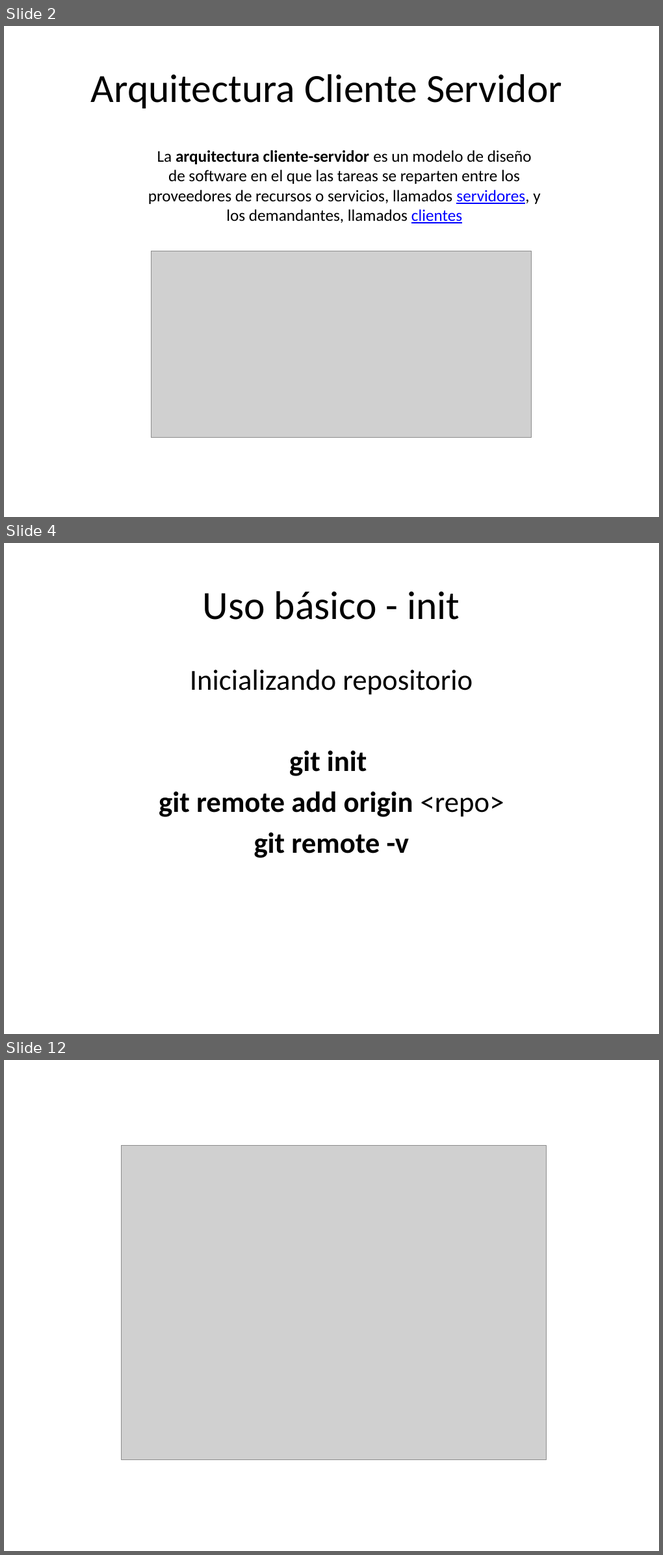
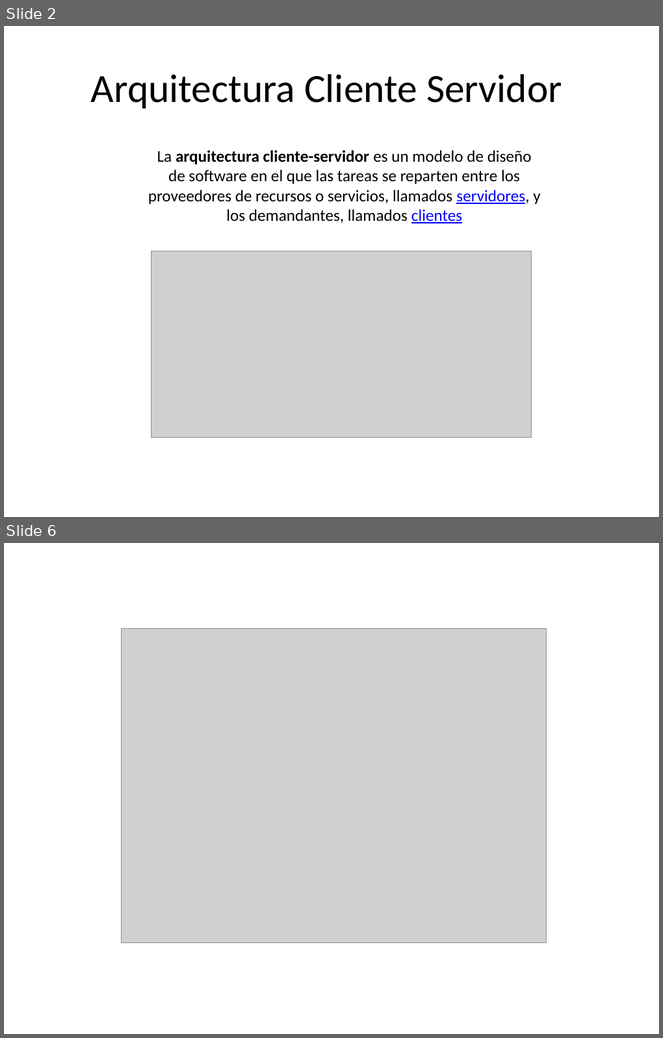
Before and after one commit to ceta-project/materiales, a slide deck: Ceta-02-CS-Http.pptx. Shown one above the other, each under a label of ours: slides 2, 4 and 12 before the commit, slides 2 and 6 after it; the slides between them are not shown. The pictures are 663x1555 and 663x1038 pixels, drawn with LibreOffice and Linux fonts; fonts in the diff are those of the drawing; grey boxes stand for pictures. Boxes give left, top, right and bottom in pixels: in the first picture for what was removed or moved away, otherwise in the second. Text is boxed around its words. In the diff, an @@ line names an element or a change of style, - is before the commit and + after.

```diff
--- a/Ceta-02-CS-Http.pptx
+++ b/Ceta-02-CS-Http.pptx
@@ slide 4 removed at [4, 543, 659, 1034], background #FFFFFF @@
@@ title removed at [203, 591, 460, 620] @@
-Uso básico - init
@@ text removed at [159, 670, 504, 858] @@
-Inicializando repositorio
-git init
-git remote add origin <repo>
-git remote -v
@@ what was slide 12 is now slide 6 @@
```
Also in this commit, not shown: 2 slides changed, 1 slide added, 6 other slides removed, 1 other file.
